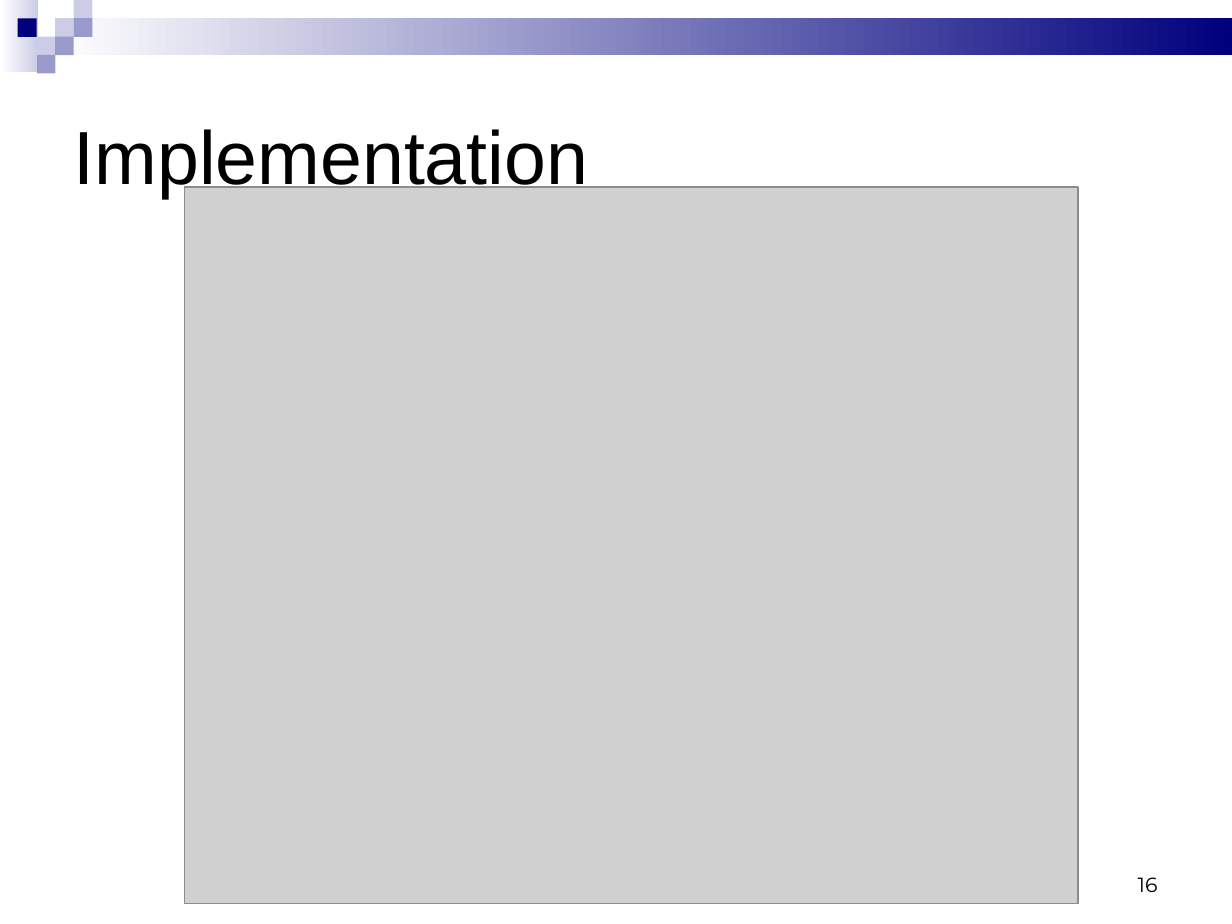
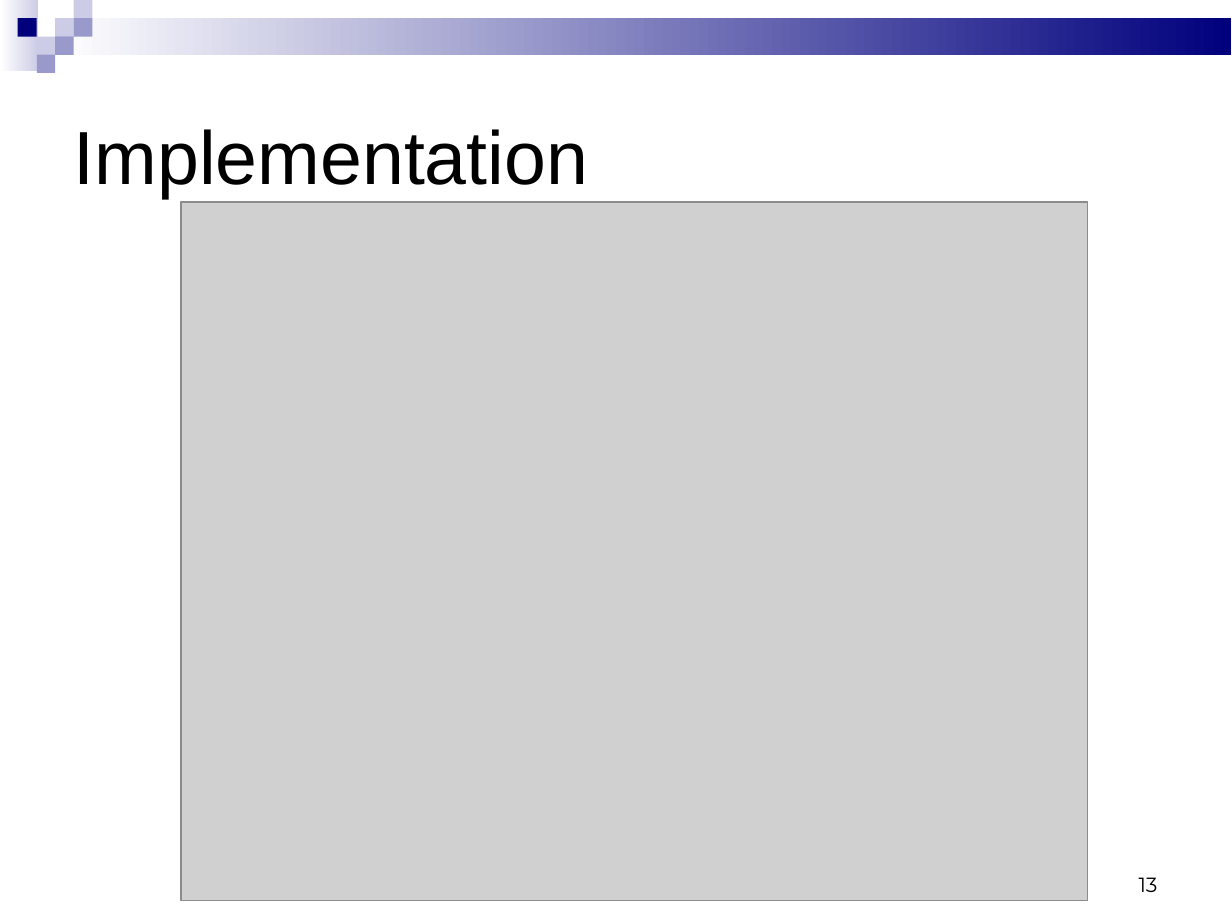
Before and after one commit to mohanraj-r/tabfour, a slide deck: slide 13 of Tab4/doc/544 Phase 3 presentation - new.ppt (slide 16 before the commit). Drawn at 1232x924 pixels with LibreOffice and Linux fonts; fonts in the diff are those of the drawing; grey boxes stand for pictures. Boxes give left, top, right and bottom in pixels: in the first picture for what was removed or moved away, otherwise in the second. Text is boxed around its words. In the diff, an @@ line names an element or a change of style, - is before the commit and + after.

```diff
--- a/Tab4/doc/544 Phase 3 presentation - new.ppt
+++ b/Tab4/doc/544 Phase 3 presentation - new.ppt
@@ picture resized from (x1=185, y1=187, x2=1078, y2=903) to (x1=181, y1=202, x2=1088, y2=901) @@
@@ page number at (x1=1139, y1=877, x2=1158, y2=892): text changed @@
-16
+13
```
Also in this commit, not shown: 8 other slides changed, 4 slides removed, 3 other files.
